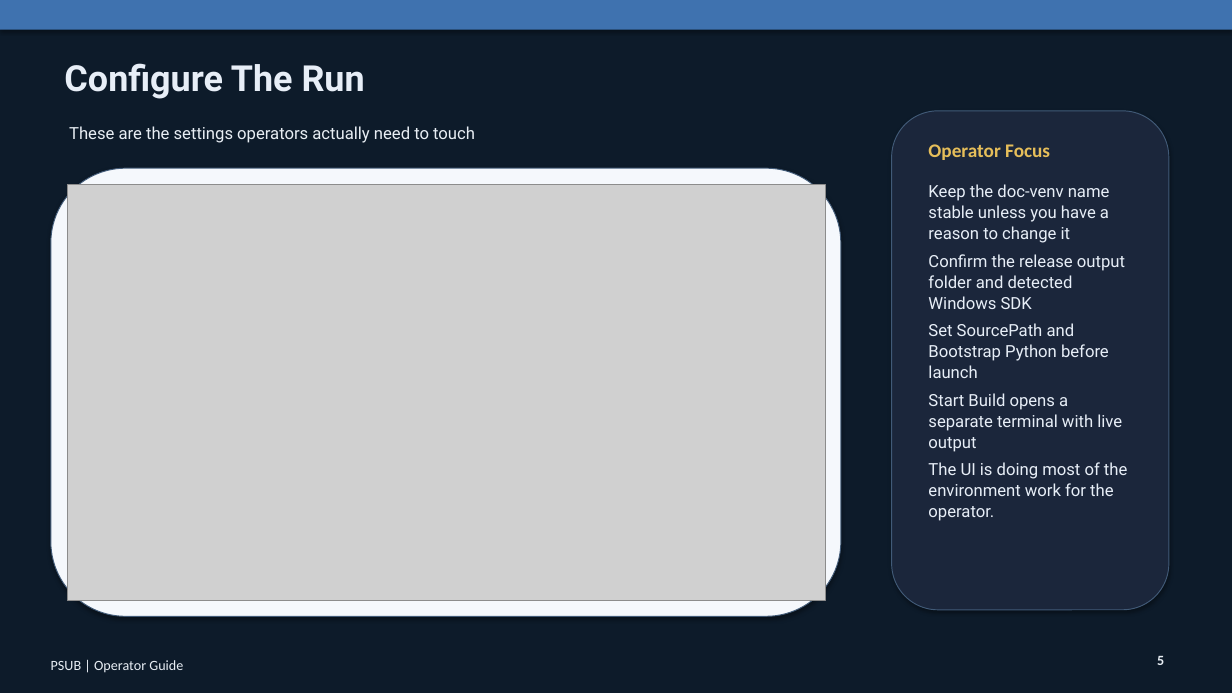
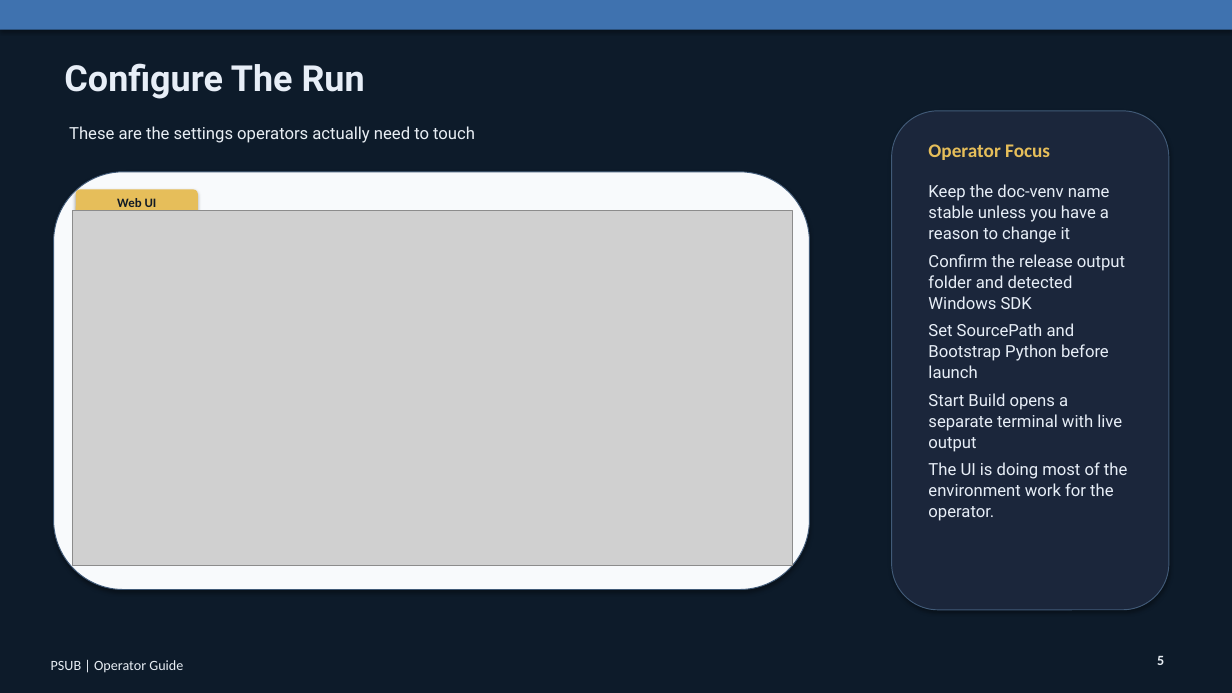
Before and after one commit to patrikkarlsson72/psub, a slide deck: slide 5 of output/presentation/PSUB-Operator-Guide.pptx. Drawn at 1232x693 pixels with LibreOffice and Linux fonts; fonts in the diff are those of the drawing; grey boxes stand for pictures. Boxes give left, top, right and bottom in pixels: in the first picture for what was removed or moved away, otherwise in the second. Text is boxed around its words. In the diff, an @@ line names an element or a change of style, - is before the commit and + after.

Commit message:
Refine presentation screenshot framing

```diff
--- a/output/presentation/PSUB-Operator-Guide.pptx
+++ b/output/presentation/PSUB-Operator-Guide.pptx
@@ rounded rectangle added at (54,172,810,590), fill #F8FAFC, outline #415A77 0.75 pt @@
@@ rounded rectangle: place and size @@
-rounded rectangle at (51,168,841,616)
+rounded rectangle at (67,185,823,603)
@@ rounded rectangle at (67,185,823,603): fill #F5F8FC to #040A12; outline #415A77 0.75 pt to none @@
@@ rounded rectangle added at (76,189,198,215), fill #E6BE5A, 10 pt, text #121B26, bold @@
+Web UI
@@ picture: place and size @@
-picture at (67,185,825,601)
+picture at (72,211,793,566)
```
Also in this commit, not shown: 1 other file.
